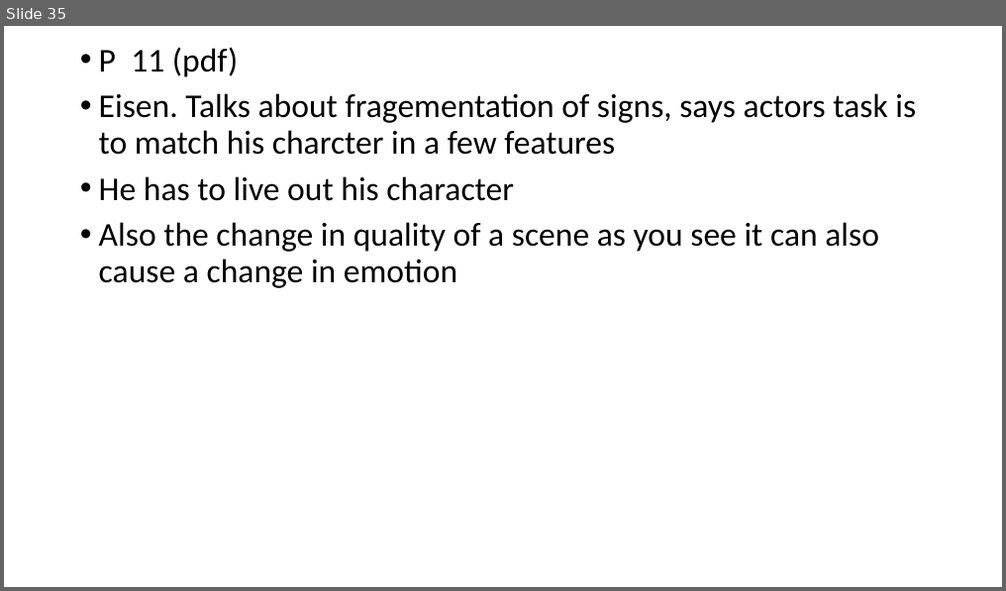
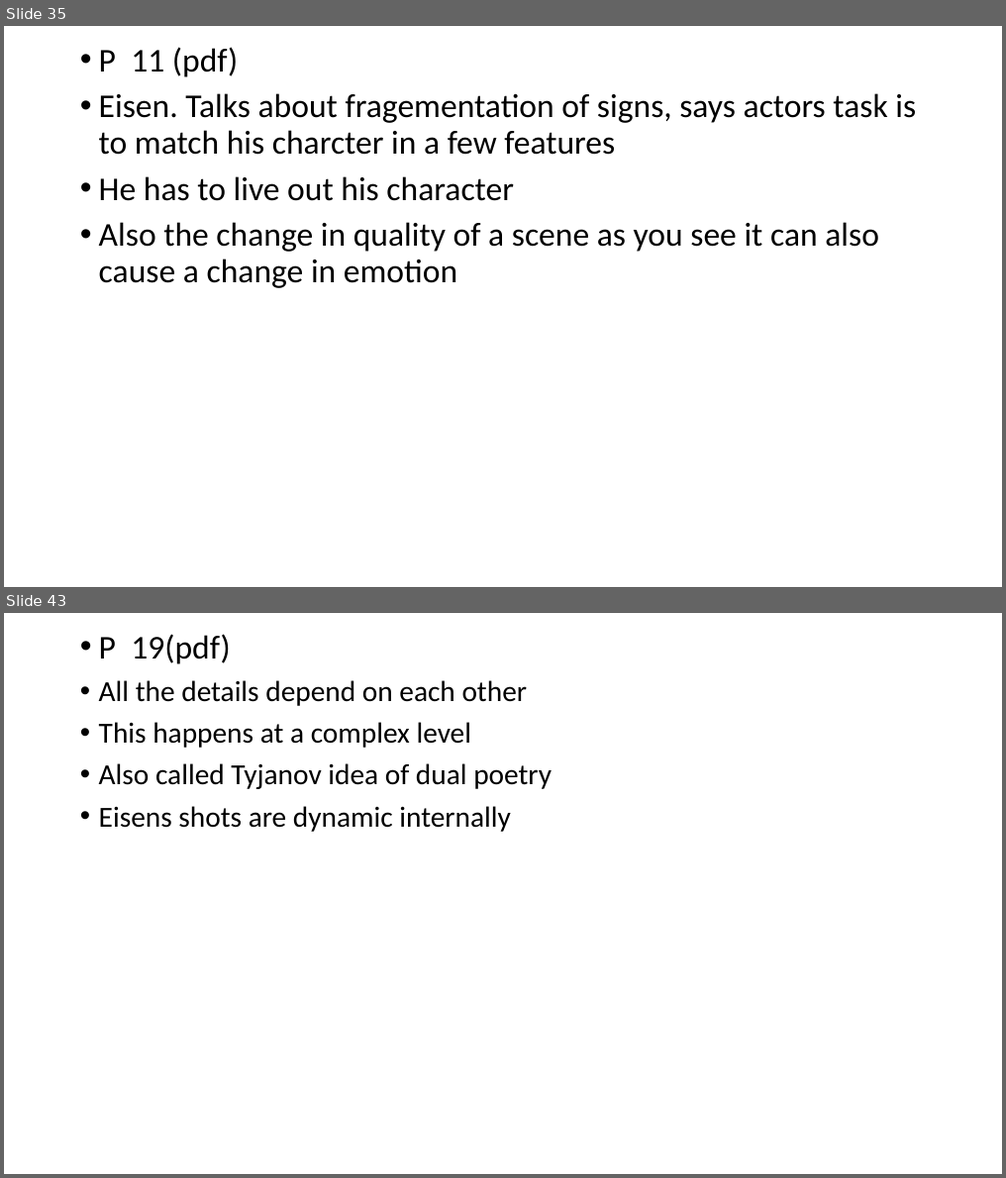
Before and after one commit to MichaelOdumosu57/Spring_2017, a slide deck: Spring 2017 Semester/Music or Arts/ARUS HW/6 ARUS HW/ARUS HW#6 notes.pptx. Shown one above the other, each under a label of ours: slide 35 before the commit, slides 35 and 43 after it; the slides between them are not shown. The pictures are 1006x591 and 1006x1178 pixels, drawn with LibreOffice and Linux fonts; fonts in the diff are those of the drawing. Boxes give left, top, right and bottom in pixels: in the first picture for what was removed or moved away, otherwise in the second. Text is boxed around its words. In the diff, an @@ line names an element or a change of style, - is before the commit and + after.

```diff
--- a/Spring 2017 Semester/Music or Arts/ARUS HW/6 ARUS HW/ARUS HW#6 notes.pptx
+++ b/Spring 2017 Semester/Music or Arts/ARUS HW/6 ARUS HW/ARUS HW#6 notes.pptx
@@ slide 43 added at (4,613,1002,1174), background #FFFFFF @@
@@ text added at (99,634,551,832), 28 pt, text #000000 @@
+• P 19(pdf)
+• All the details depend on each other
+• This happens at a complex level
+• Also called Tyjanov idea of dual poetry
+• Eisens shots are dynamic internally
```
Also in this commit, not shown: 2 slides changed, 18 other slides added, 17 other files.
